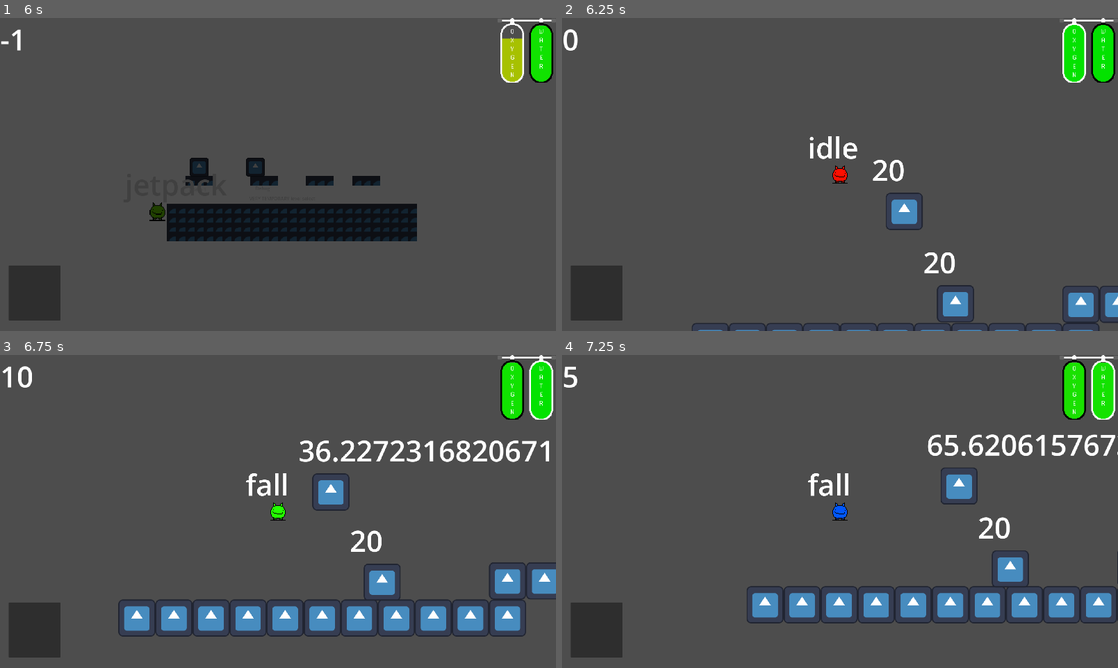
Above: before the commit, frames 1-4 (two rows, left to right).
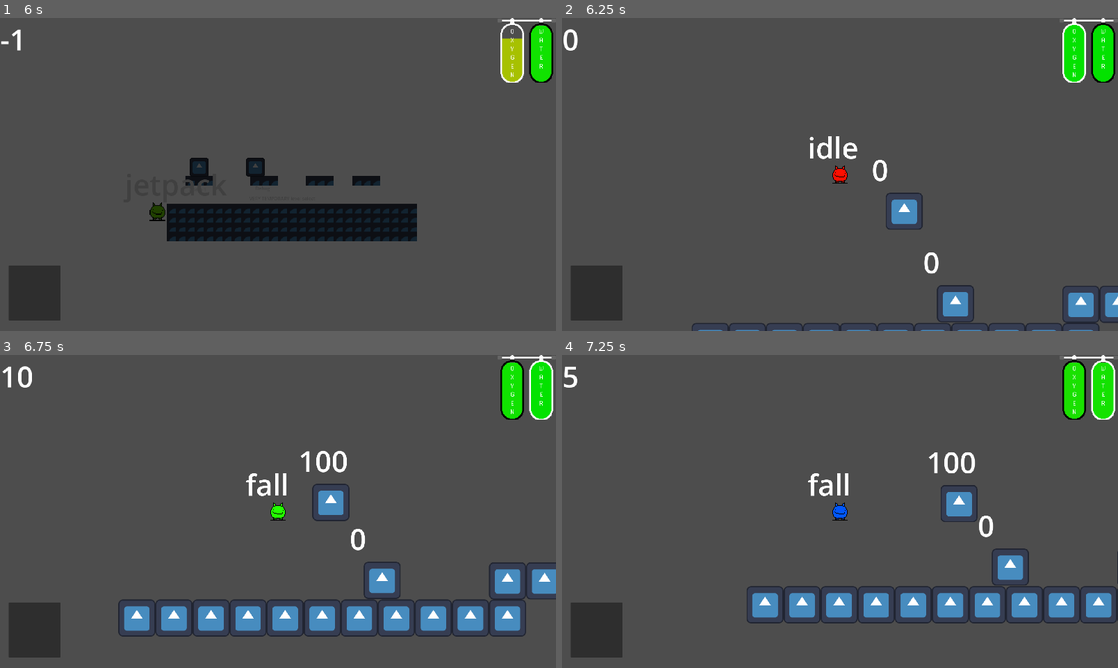
Above: after the commit, the same moments.

Repository: WholeYear12GameDesign/GrandmaGame
Game: Godot game, scene res://Scenes/Menu.tscn
The game is run twice, just before and just after one commit, with the same random seed, the same clock (stepped at 60 frames per second) and the same inputs. The engine's default icon, where the game draws it, is replaced by a stand-in: a white triangle on a blue panel in a dark square.
Inputs:
- Up to frame 1 (6 s): click "Start" at 0.5 s; hold Space (jetpack) 1.28-2.03 s; hold D (right) 1.28-2.78 s; tap W (jump) at 1.52, 2.27, 3.77, 4.52, 5.27 s; tap Tab (changetank) at 2.1, 4.35 s; tap Space (jetpack) at 2.3, 3.6, 5.1 s; hold A (left) 2.78-3.53 s; hold Space (jetpack) 2.78-3.53 s; hold D (right) 3.53-5.03 s; hold Space (jetpack) 4.28-5.03 s; hold A (left) 5.03-5.78 s; hold D (right) from 5.78 s (still down); hold Space (jetpack) from 5.78 s (still down)
- Up to frame 2 (6.25 s): keep holding D (right); keep holding Space (jetpack)
- Up to frame 3 (6.75 s): release D (right) at 6.53 s; release Space (jetpack) at 6.53 s; hold A (left) from 6.53 s (still down); tap Tab (changetank) at 6.6 s
- Up to frame 4 (7.25 s): keep holding A (left); tap W (jump) at 6.77 s; tap Space (jetpack) at 6.8 s

Frame 1 is identical in both runs. In frame 2, 0.4% of the frame differs, in the area x 55-71%, y 45-82%; in frame 3, 2.2%, in the area x 53-99%, y 27-79%; in frame 4, 2.1%.

Commit message:
changed pushable block to static body

Diff:
--- a/GrandmaBasement/Player/block.gd
+++ b/GrandmaBasement/Player/block.gd
@@ -1,10 +1,12 @@
-extends RigidBody2D
+extends StaticBody2D
 
 var player = null
-var gravity = 20
+var gravity = 100
+var maxgravity = 20
+var fallspeed = 0
 
 func _process(delta):
-	$Label.text = str(gravity)
+	$Label.text = str(fallspeed)
 	if player != null:
 		modulate.a = 0.5
 		if player.jetpack_hold:
@@ -19,9 +21,9 @@
 		gravity = 20
 
 func fall(delta):
-	position.y += gravity * delta
-	if gravity < 1000:
-		gravity *= 1.02
+	position.y += fallspeed * delta
+	if fallspeed < maxgravity:
+		fallspeed  += gravity
 
 func _on_area_2d_body_entered(body):
 	if body.name == "Player":
--- a/GrandmaBasement/Player/block.tscn
+++ b/GrandmaBasement/Player/block.tscn
@@ -1,28 +1,28 @@
-[gd_scene load_steps=5 format=3 uid="uid://crc7771xpqqld"]
+[gd_scene load_steps=5 format=3 uid="uid://fhydk6ekve3x"]
 
 [ext_resource type="Script" path="res://Player/block.gd" id="1_rnuq1"]
 [ext_resource type="Texture2D" uid="uid://va5cc5u4i3i2" path="res://Art assets/icon.svg" id="2_p54xh"]
 
-[sub_resource type="RectangleShape2D" id="RectangleShape2D_ylubi"]
+[sub_resource type="RectangleShape2D" id="RectangleShape2D_ga8qq"]
 size = Vector2(120, 120)
 
-[sub_resource type="RectangleShape2D" id="RectangleShape2D_2lsv4"]
+[sub_resource type="RectangleShape2D" id="RectangleShape2D_v1rao"]
 size = Vector2(184, 105)
 
-[node name="block" type="RigidBody2D"]
+[node name="block" type="StaticBody2D"]
 script = ExtResource("1_rnuq1")
 
 [node name="Sprite2D" type="Sprite2D" parent="."]
 texture = ExtResource("2_p54xh")
 
 [node name="CollisionShape2D" type="CollisionShape2D" parent="."]
-shape = SubResource("RectangleShape2D_ylubi")
+shape = SubResource("RectangleShape2D_ga8qq")
 
 [node name="Area2D" type="Area2D" parent="."]
 
 [node name="CollisionShape2D" type="CollisionShape2D" parent="Area2D"]
 position = Vector2(0, -0.5)
-shape = SubResource("RectangleShape2D_2lsv4")
+shape = SubResource("RectangleShape2D_v1rao")
 
 [node name="Label" type="Label" parent="."]
 offset_left = -112.0
Not shown: 1 places in GrandmaBasement/Player/debug.tscn that only renumber resources
